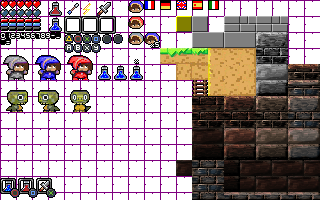
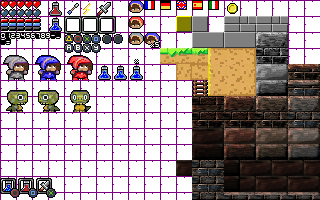
Before/after of a (320, 200) layered artwork. What changed in the layer stack:
painted on "Sprite-0001.png" over (227, 3, 238, 14)
